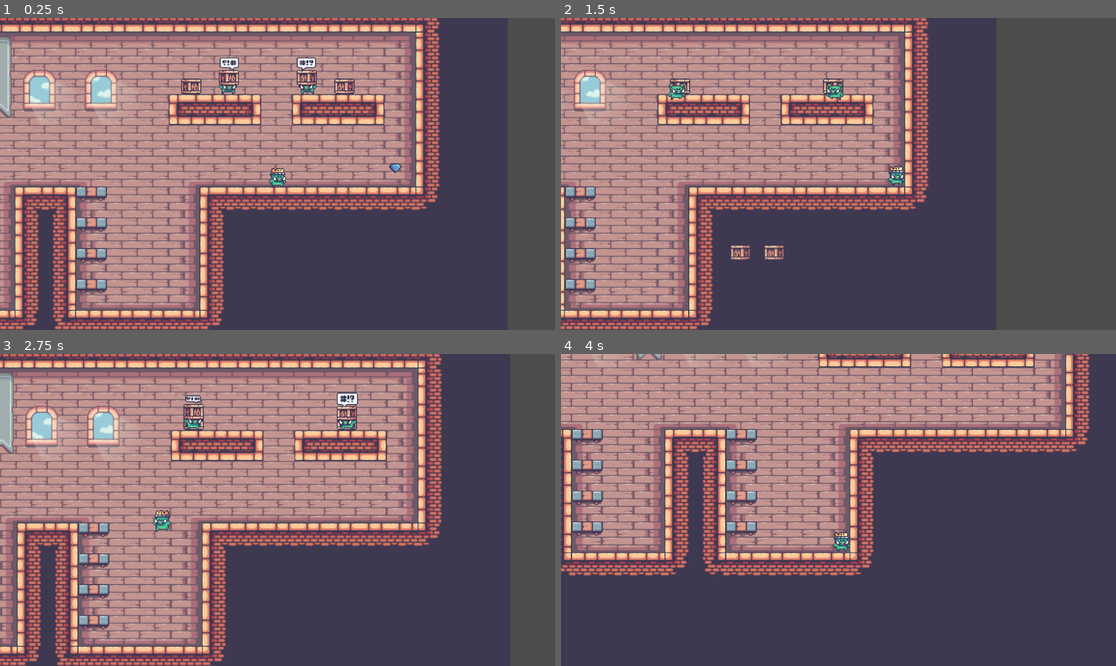
Above: before the commit, frames 1-4 (two rows, left to right).
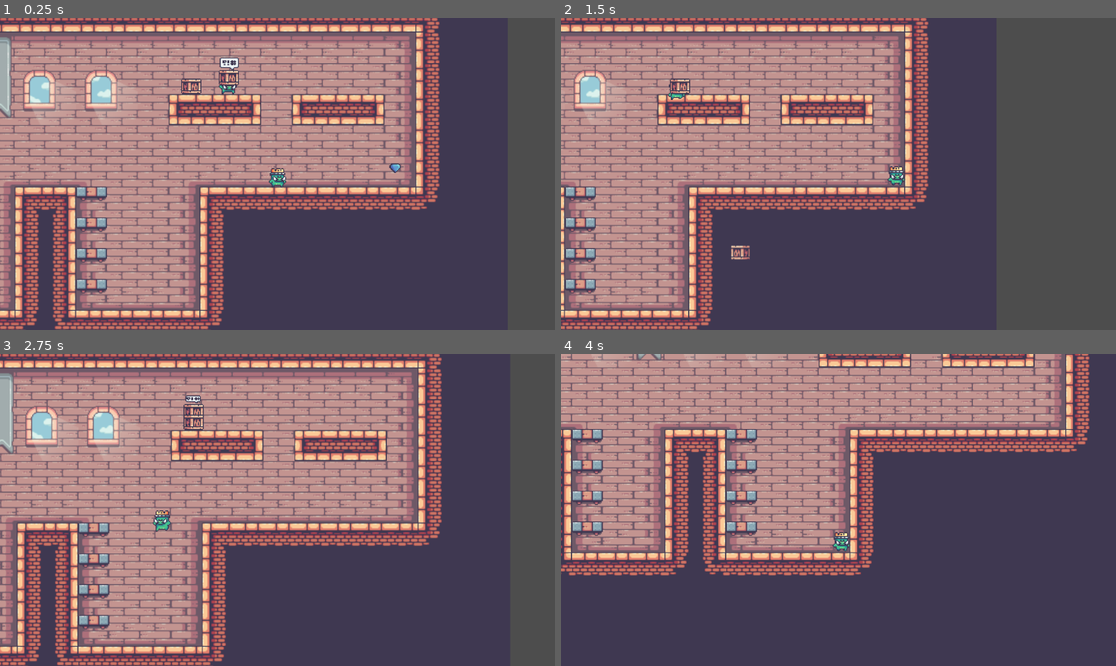
Above: after the commit, the same moments.

Repository: benjick/2dgame
Game: Godot game, scene res://Main.tscn
The game is run twice, just before and just after one commit, with the same random seed, the same clock (stepped at 60 frames per second) and the same inputs.
Inputs:
- Up to frame 1 (0.25 s): no input
- Up to frame 2 (1.5 s): tap Enter (ui_accept) at 0.5, 0.77 s; hold Shift (Run) 0.53-1.28 s; hold Right (ui_right) from 0.53 s (still down); tap Shift (Run) at 1.35 s
- Up to frame 3 (2.75 s): tap Enter (ui_accept) at 1.52 s; release Right (ui_right) at 2.03 s; hold Left (ui_left) from 2.03 s (still down); hold Shift (Run) from 2.03 s (still down)
- Up to frame 4 (4 s): release Left (ui_left) at 2.78 s; release Shift (Run) at 2.78 s; hold Right (ui_right) from 2.78 s (still down); tap Shift (Run) at 2.85 s; tap Enter (ui_accept) at 3.02, 3.77 s; hold Shift (Run) from 3.53 s (still down)

The runs differ from the first frame. In frame 1, 0.5% of the frame differs, in the area x 53-64%, y 12-25%; in frame 2, 0.4%; in frame 3, 0.5%, in the area x 33-65%, y 12-25%; in frame 4, nothing differs.

Commit message:
more pig logic

Diff:
--- a/Main.tscn
+++ b/Main.tscn
@@ -414,7 +414,8 @@
 
 [sub_resource type="TileSet" id="TileSet_7n2dd"]
 tile_size = Vector2i(32, 32)
-physics_layer_0/collision_layer = 1
+physics_layer_0/collision_layer = 3
+physics_layer_0/collision_mask = 3
 sources/3 = SubResource("TileSetAtlasSource_f2vjc")
 sources/4 = SubResource("TileSetAtlasSource_ugvma")
 
@@ -462,6 +463,3 @@
 [node name="BoxThrower" parent="." instance=ExtResource("6_gws40")]
 position = Vector2(1023, -72)
 flip = true
-
-[node name="BoxThrower2" parent="." instance=ExtResource("6_gws40")]
-position = Vector2(1103, -72)
--- a/scenes/BoxThrower.tscn
+++ b/scenes/BoxThrower.tscn
@@ -6,7 +6,8 @@
 [ext_resource type="Texture2D" uid="uid://bdsybw7c6bt4r" path="res://assets/Dialogue.png" id="4_7vcci"]
 
 [sub_resource type="GDScript" id="GDScript_fpoki"]
-script/source = "extends Node2D
+script/source = "@tool
+extends Node2D
 
 @export var flip := false
 @onready var pig = $Pig
@@ -1108,31 +1109,25 @@
 [sub_resource type="RectangleShape2D" id="RectangleShape2D_d2g17"]
 size = Vector2(90.5, 122.5)
 
+[sub_resource type="RectangleShape2D" id="RectangleShape2D_c5hm3"]
+size = Vector2(19, 14)
+
 [node name="BoxThrower" type="Node2D"]
 script = SubResource("GDScript_fpoki")
 
-[node name="StaticBox" type="AnimatedSprite2D" parent="."]
-texture_filter = 1
-position = Vector2(40, -8)
-sprite_frames = ExtResource("2_q5g4q")
-animation = &"Idle"
-metadata/_aseprite_wizard_config_ = {
-"layer": "Cannon",
-"o_ex_p": "",
-"o_folder": "",
-"o_name": "",
-"only_visible": false,
-"op_exp": false,
-"source": "res://assets/Aseprite/09-Box.aseprite"
-}
-
 [node name="Pig" type="CharacterBody2D" parent="."]
+collision_layer = 2
+collision_mask = 2
 script = ExtResource("3_6tl01")
+
+[node name="BodyCollision" type="CollisionShape2D" parent="Pig"]
+position = Vector2(0, -2)
+shape = SubResource("RectangleShape2D_rtlag")
 
 [node name="Sprite" type="AnimatedSprite2D" parent="Pig"]
 texture_filter = 1
 sprite_frames = ExtResource("1_m1q8u")
-animation = &"Dead"
+animation = &"Idle no box"
 metadata/_aseprite_wizard_config_ = {
 "layer": "Pig",
 "o_ex_p": "",
@@ -1142,10 +1137,6 @@
 "op_exp": false,
 "source": "res://assets/Aseprite/04-PigBox.aseprite"
 }
-
-[node name="BodyCollision" type="CollisionShape2D" parent="Pig"]
-position = Vector2(0, -2)
-shape = SubResource("RectangleShape2D_rtlag")
 
 [node name="Dialogue" type="AnimatedSprite2D" parent="Pig"]
 texture_filter = 1
@@ -1176,6 +1167,27 @@
 position = Vector2(-45.75, 60.75)
 shape = SubResource("RectangleShape2D_d2g17")
 
+[node name="StaticBoxBody" type="StaticBody2D" parent="."]
+
+[node name="StaticBox" type="AnimatedSprite2D" parent="StaticBoxBody"]
+texture_filter = 1
+position = Vector2(40, -8)
+sprite_frames = ExtResource("2_q5g4q")
+animation = &"Idle"
+metadata/_aseprite_wizard_config_ = {
+"layer": "Cannon",
+"o_ex_p": "",
+"o_folder": "",
+"o_name": "",
+"only_visible": false,
+"op_exp": false,
+"source": "res://assets/Aseprite/09-Box.aseprite"
+}
+
+[node name="CollisionShape2D" type="CollisionShape2D" parent="StaticBoxBody"]
+position = Vector2(39.5, 0)
+shape = SubResource("RectangleShape2D_c5hm3")
+
 [connection signal="body_entered" from="Pig/Area2D" to="Pig" method="_on_hit_area_2d_body_entered"]
 [connection signal="body_entered" from="TriggerArea" to="Pig" method="_on_area_2d_body_entered"]
 [connection signal="body_exited" from="TriggerArea" to="Pig" method="_on_area_2d_body_exited"]
--- a/scenes/Canon.tscn
+++ b/scenes/Canon.tscn
@@ -16,7 +16,7 @@
 script = ExtResource("1_bx1a3")
 
 [node name="Timer" type="Timer" parent="."]
-wait_time = 5.0
+wait_time = 3.0
 autostart = true
 
 [node name="PigBody" type="StaticBody2D" parent="."]
--- a/scenes/Player.tscn
+++ b/scenes/Player.tscn
@@ -256,6 +256,8 @@
 }]
 
 [node name="Player" type="CharacterBody2D"]
+collision_layer = 3
+collision_mask = 3
 script = ExtResource("1_edhq5")
 
 [node name="Camera2D" type="Camera2D" parent="."]
--- a/scripts/BigDiamond.gd
+++ b/scripts/BigDiamond.gd
@@ -13,7 +13,6 @@
 
 
 func _on_diamond_area_body_entered(body):
-	print(body)
 	if body.has_method("pick_up"):
 		body.pick_up(self)
 		diamond_sprite.position.y += -22
--- a/scripts/BoxThrowerPig.gd
+++ b/scripts/BoxThrowerPig.gd
@@ -1,3 +1,4 @@
+@tool
 extends CharacterBody2D
 
 
@@ -5,7 +6,7 @@
 const JUMP_VELOCITY = -400.0
 
 @onready var box_thrower = $".."
-@onready var static_box = $"../StaticBox"
+@onready var static_box = $"../StaticBoxBody/StaticBox"
 @onready var sprite = $Sprite
 @onready var dialogue = $Dialogue
 
@@ -39,6 +40,8 @@
 
 
 func _physics_process(delta):
+	if !pig_alive:
+		return
 	if in_area:
 		if getting_box:
 			if position.x == box_position.x:
@@ -117,6 +120,7 @@
 func pigAlive(alive: bool):
 	pig_alive = alive
 	if alive == false:
+		$BodyCollision.queue_free()
 		if has_box:
 			spawnThrowableBox()
 		sprite.play("Dead")
--- a/scripts/CanonBall.gd
+++ b/scripts/CanonBall.gd
@@ -23,6 +23,5 @@
 func _on_area_2d_body_entered(body):
 	if body.has_method("hit"):
 		var direction = sign(velocity.x)
-		print("direction", direction)
 		body.hit(DAMAGE, direction)
 		queue_free()
--- a/scripts/ThrowableBox.gd
+++ b/scripts/ThrowableBox.gd
@@ -30,7 +30,6 @@
 func _on_area_2d_body_entered(body):
 	if body.has_method("hit"):
 		var direction = sign(velocity.x)
-		print("direction", direction)
 		body.hit(DAMAGE, direction)
 		animated_sprite_2d.play("Hit")
 		gravity = 0
Not shown: 1 places in scenes/BoxThrower.tscn that only renumber resources
